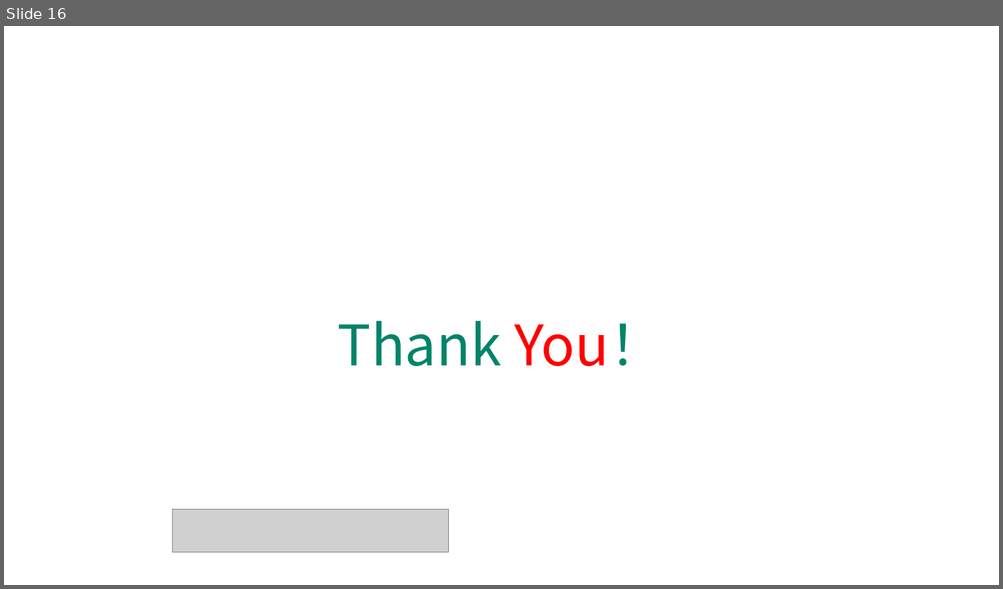
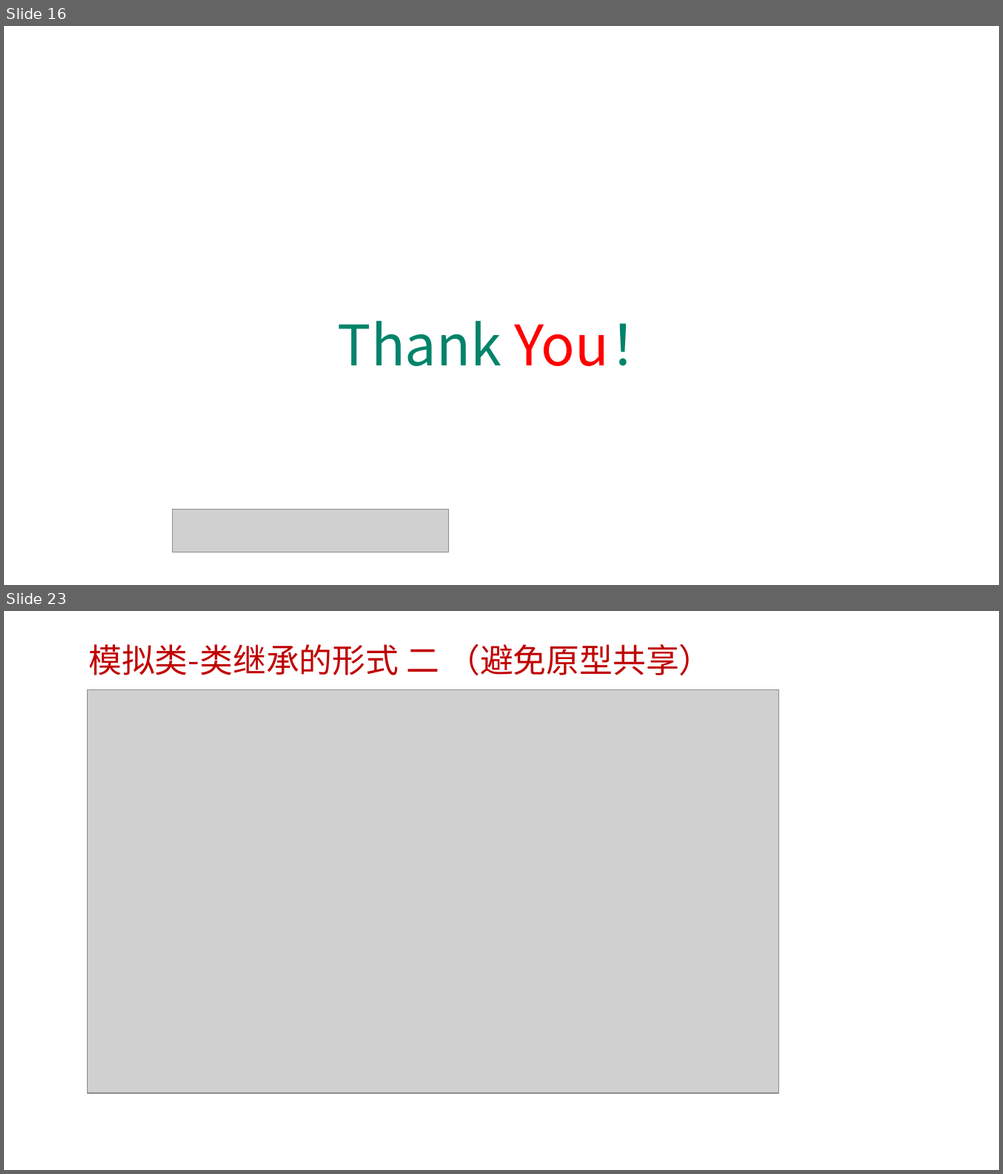
Before and after one commit to edu2act/course-javascript-advanced, a slide deck: 课程PPT/07.JavaScript面向对象编程 一.pptx. Shown one above the other, each under a label of ours: slide 16 before the commit, slides 16 and 23 after it; the slides between them are not shown. The pictures are 1003x589 and 1003x1174 pixels, drawn with LibreOffice and Linux fonts; fonts in the diff are those of the drawing; grey boxes stand for pictures; background and template pictures are left out. Boxes give left, top, right and bottom in pixels: in the first picture for what was removed or moved away, otherwise in the second. Text is boxed around its words. In the diff, an @@ line names an element or a change of style, - is before the commit and + after.

```diff
--- a/课程PPT/07.JavaScript面向对象编程 一.pptx
+++ b/课程PPT/07.JavaScript面向对象编程 一.pptx
@@ slide 23 added at <box>4,611,999,1170</box>, background picture (left out) @@
@@ text added at <box>88,644,712,675</box>, 32 pt, text #C00000 @@
+模拟类-类继承的形式 二 （避免原型共享）
@@ picture added at <box>88,690,780,1093</box> @@
```
Also in this commit, not shown: 10 slides changed, 4 other slides added, 1 slide removed, 11 other files.
